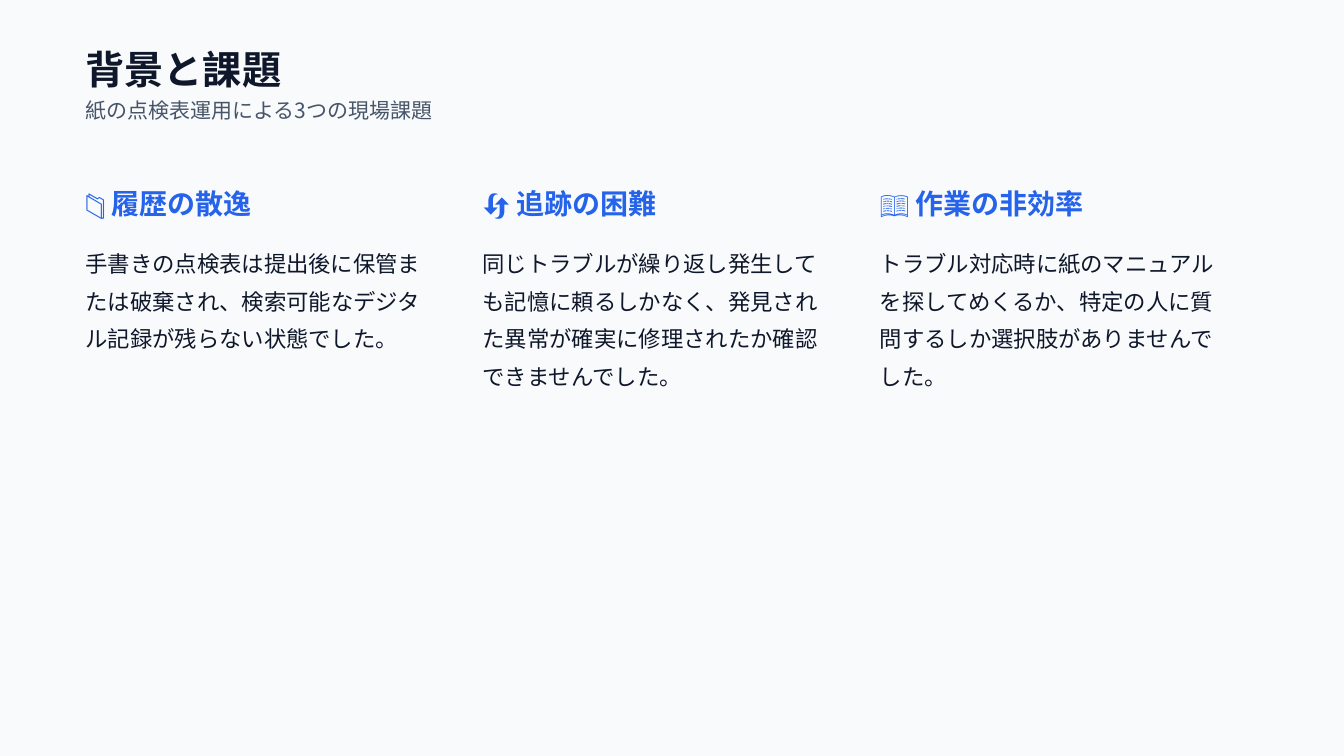
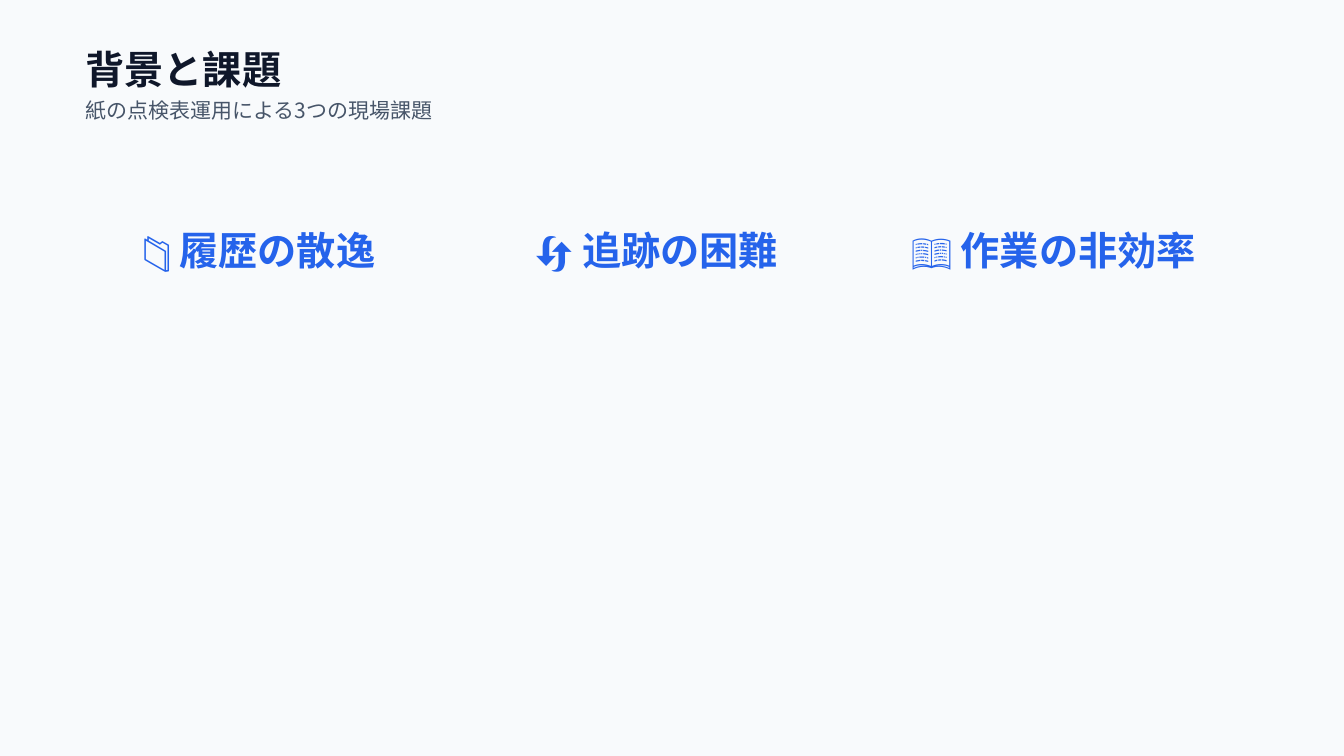
Before and after one commit to markjosephdsgatdula-dotcom/seibi-app-presentation, a slide deck: slide 2 of seibi_presentation.pptx. Drawn at 1344x756 pixels with LibreOffice and Linux fonts; fonts in the diff are those of the drawing. Boxes give left, top, right and bottom in pixels: in the first picture for what was removed or moved away, otherwise in the second. Text is boxed around its words. In the diff, an @@ line names an element or a change of style, - is before the commit and + after.

```diff
--- a/seibi_presentation.pptx
+++ b/seibi_presentation.pptx
@@ 3 texts: place and size @@
-3 texts at [85,190,1214,387]
+3 texts at [179,231,1196,269]
@@ size 20 to 28 pt; alignment left to centre; less space between paragraphs in 3 elements at [961,231,1196,269], [179,231,375,269], [582,231,778,269] @@
@@ text at [85,253,420,349]: paragraph removed @@
-手書きの点検表は提出後に保管または破棄され、検索可能なデジタル記録が残らない状態でした。
@@ text at [483,253,818,387]: paragraph removed @@
-同じトラブルが繰り返し発生しても記憶に頼るしかなく、発見された異常が確実に修理されたか確認できませんでした。
@@ text at [880,253,1214,387]: paragraph removed @@
-トラブル対応時に紙のマニュアルを探してめくるか、特定の人に質問するしか選択肢がありませんでした。
```
Also in this commit, not shown: 7 other slides changed, 18 other files.
